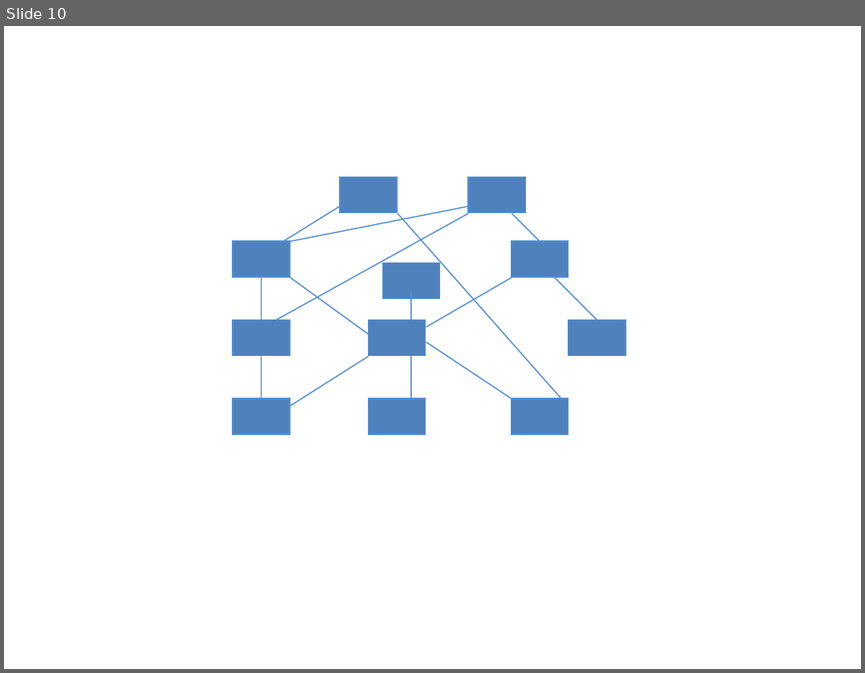
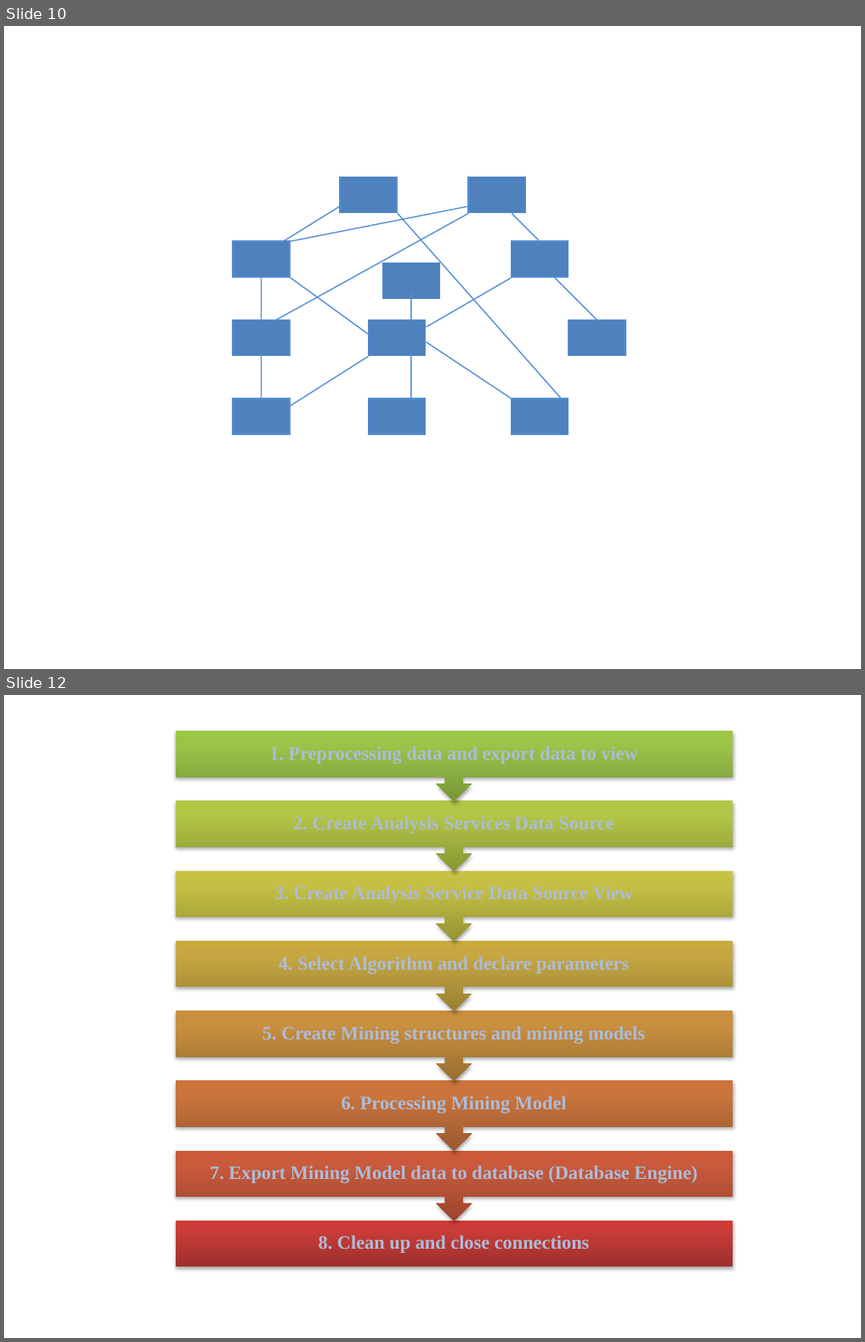
Before and after one commit to khanhduy94/jobzoom, a slide deck: Documents/Thesis Report Picture.pptx. Shown one above the other, each under a label of ours: slide 10 before the commit, slides 10 and 12 after it; the slides between them are not shown. The pictures are 865x673 and 865x1342 pixels, drawn with LibreOffice and Linux fonts; fonts in the diff are those of the drawing. Boxes give left, top, right and bottom in pixels: in the first picture for what was removed or moved away, otherwise in the second. Text is boxed around its words. In the diff, an @@ line names an element or a change of style, - is before the commit and + after.

```diff
--- a/Documents/Thesis Report Picture.pptx
+++ b/Documents/Thesis Report Picture.pptx
@@ slide 12 added at (x1=4, y1=695, x2=861, y2=1338), background #FFFFFF @@
@@ group added at (x1=176, y1=731, x2=732, y2=1266): 8 texts, 7 up arrow callouts, 1 rectangle @@
+8. Clean up and close connections
+7. Export Mining Model data to database (Database Engine)
+6. Processing Mining Model
+5. Create Mining structures and mining models
+4. Select Algorithm and declare parameters
+3. Create Analysis Service Data Source View
+2. Create Analysis Services Data Source
+1. Preprocessing data and export data to view
```
Also in this commit, not shown: 3 other slides added, 1 other file.
